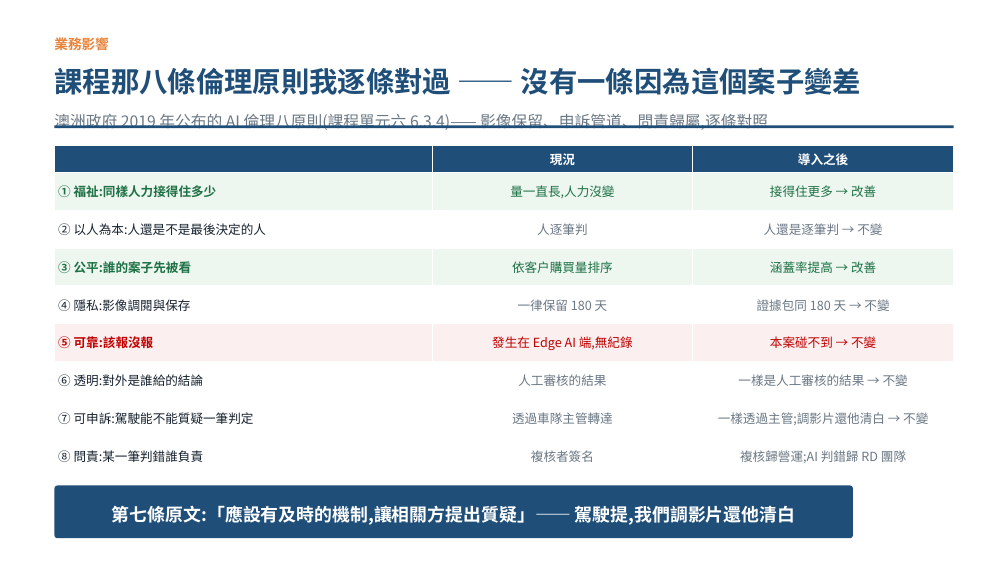
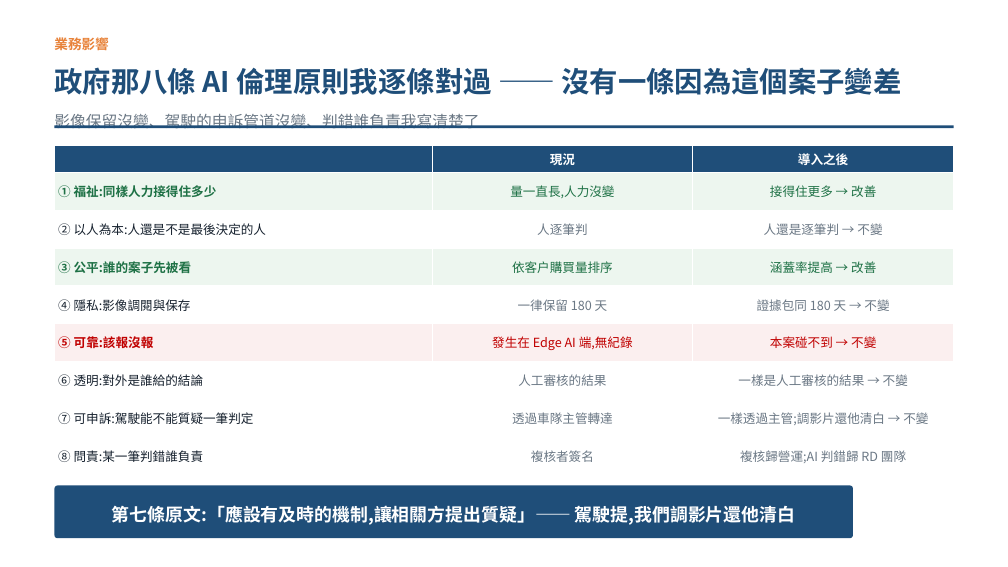
Before and after one commit to pokai-huang0828/UTS_workspace, a slide deck: slide 8 of Artificial Intelligence for Enterprises/Assessment3/Huang_26254793_421104_Assessment 3.pptx. Drawn at 1008x567 pixels with LibreOffice and Linux fonts; fonts in the diff are those of the drawing. Boxes give left, top, right and bottom in pixels: in the first picture for what was removed or moved away, otherwise in the second. Text is boxed around its words. In the diff, an @@ line names an element or a change of style, - is before the commit and + after.

```diff
--- a/Artificial Intelligence for Enterprises/Assessment3/Huang_26254793_421104_Assessment 3.pptx
+++ b/Artificial Intelligence for Enterprises/Assessment3/Huang_26254793_421104_Assessment 3.pptx
@@ text at [54,67,901,95]: text changed @@
-課程那八條倫理原則我逐條對過 —— 沒有一條因為這個案子變差
+政府那八條 AI 倫理原則我逐條對過 —— 沒有一條因為這個案子變差
@@ text at [54,114,479,129]: text changed @@
-澳洲政府 2019 年公布的 AI 倫理八原則(課程單元六 6.3.4)—— 影像保留、申訴管道、問責歸屬,逐條對照
+影像保留沒變、駕駛的申訴管道沒變、判錯誰負責我寫清楚了
```
Also in this commit, not shown: 3 other slides changed, 2 other files.
